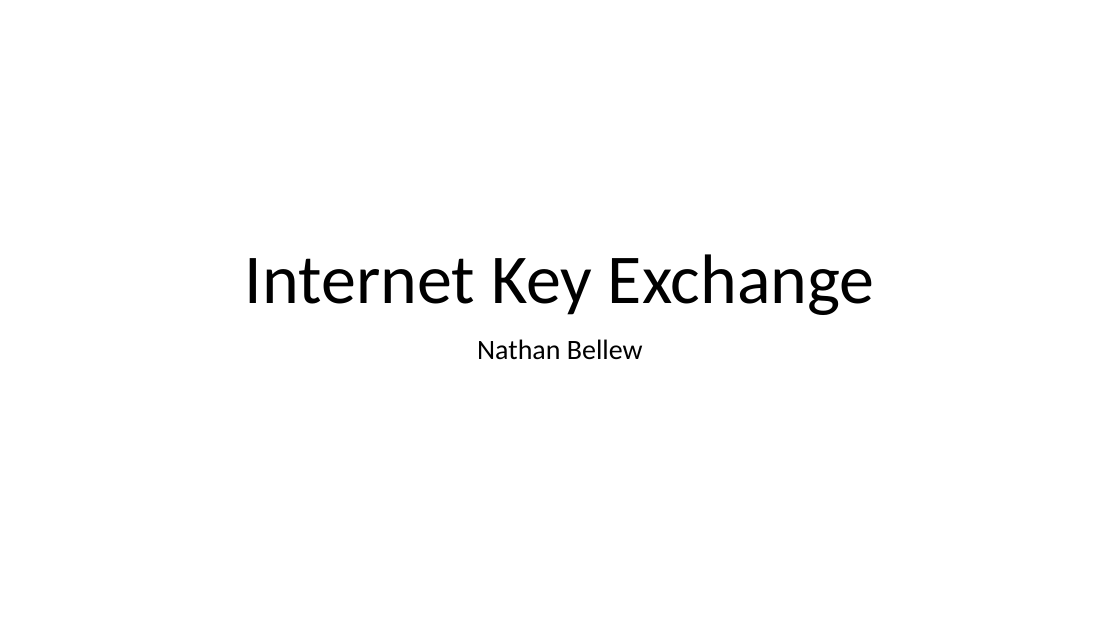
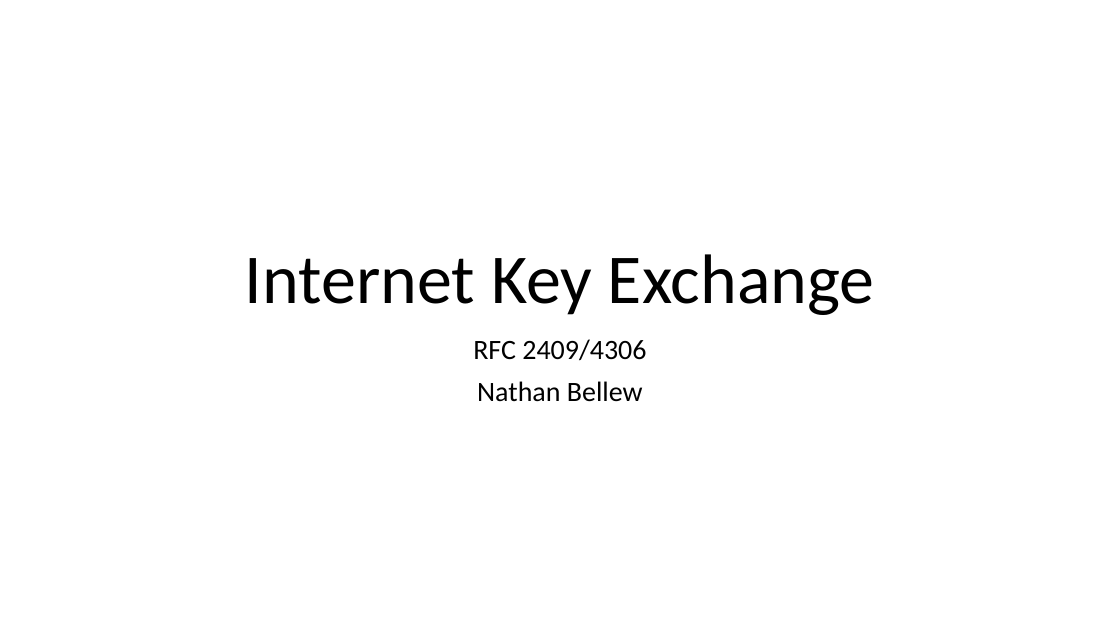
Before and after one commit to ndbellew/AppliedCryptography, a slide deck: slide 1 of Assignments/InternetKeyExchange/Internet Key Exchange.pptx. Drawn at 1120x630 pixels with LibreOffice and Linux fonts; fonts in the diff are those of the drawing. Boxes give left, top, right and bottom in pixels: in the first picture for what was removed or moved away, otherwise in the second. Text is boxed around its words. In the diff, an @@ line names an element or a change of style, - is before the commit and + after.

```diff
--- a/Assignments/InternetKeyExchange/Internet Key Exchange.pptx
+++ b/Assignments/InternetKeyExchange/Internet Key Exchange.pptx
@@ subtitle at [473,339,646,361]: paragraph added @@
+RFC 2409/4306
```
Also in this commit, not shown: 5 other slides changed, 6 slides added, 4 slides removed.
